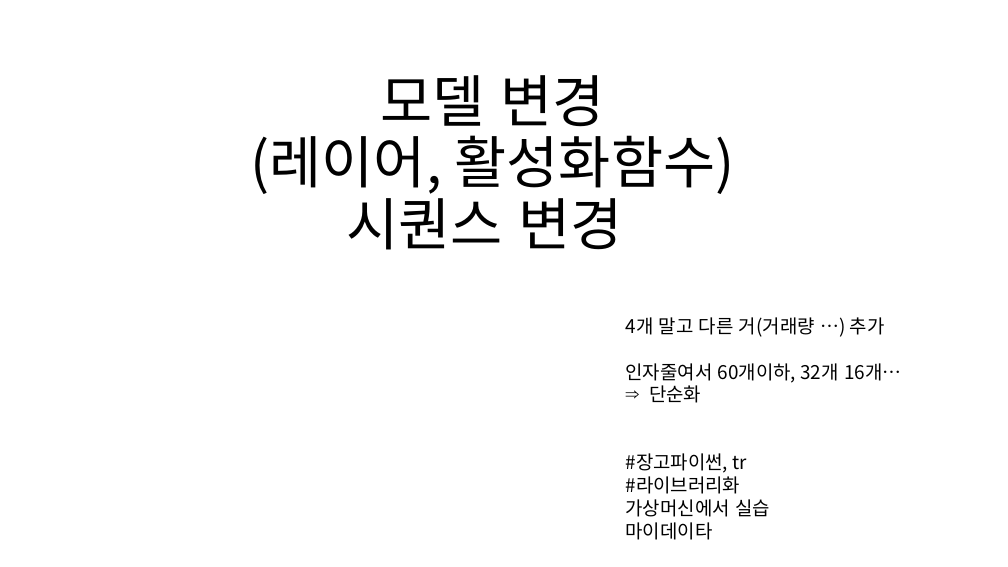
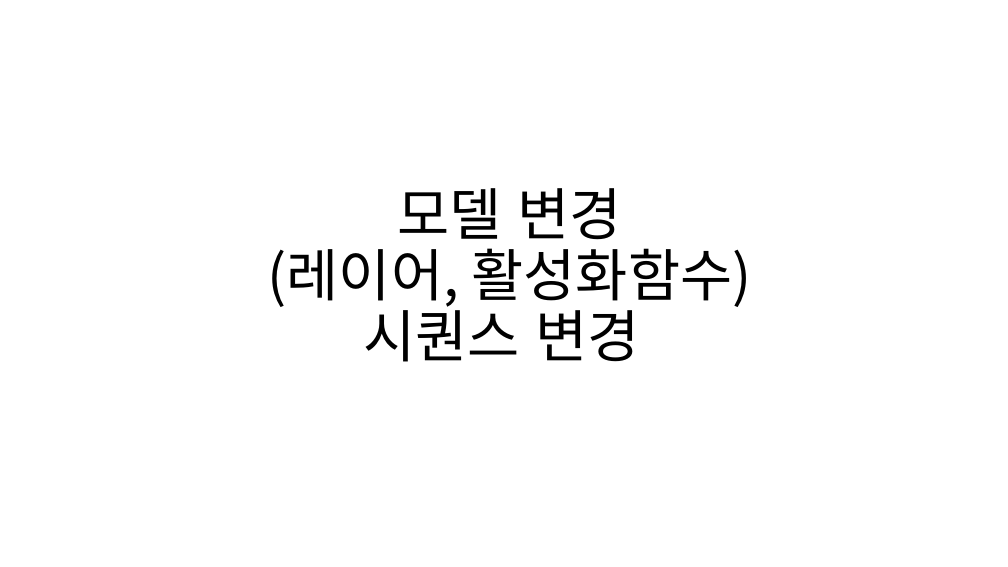
Before and after one commit to DeveloperHailie/lstm_stock-prediction, a slide deck: slide 1 of ppt/compare.pptx. Drawn at 1008x567 pixels with LibreOffice and Linux fonts; fonts in the diff are those of the drawing. Boxes give left, top, right and bottom in pixels: in the first picture for what was removed or moved away, otherwise in the second. Text is boxed around its words. In the diff, an @@ line names an element or a change of style, - is before the commit and + after.

```diff
--- a/ppt/compare.pptx
+++ b/ppt/compare.pptx
@@ title "모델 변경 (레이어, 활성화함수) 시퀀스 ..." moved from (x1=250, y1=75, x2=735, y2=250) to (x1=268, y1=188, x2=752, y2=362) @@
@@ text removed at (x1=626, y1=317, x2=901, y2=540) @@
-4개 말고 다른 거(거래량 …) 추가
-인자줄여서 60개이하, 32개 16개…
-⇒ 단순화
-#장고파이썬, tr
-#라이브러리화
-가상머신에서 실습
-마이데이타
```
Also in this commit, not shown: 1 slide added.
